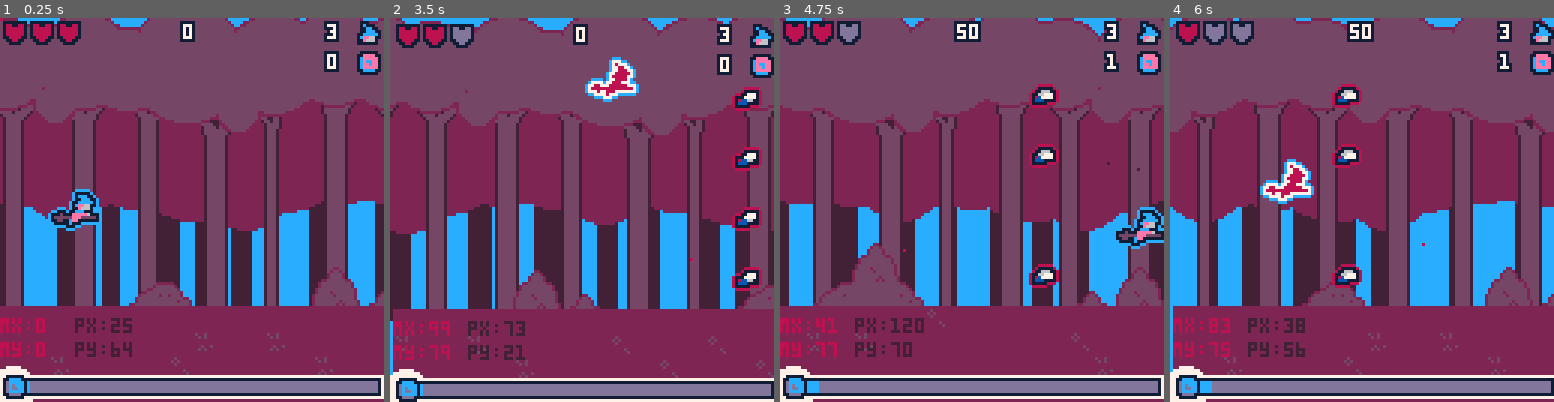
Above: before the commit, frames 1-4 (left to right).
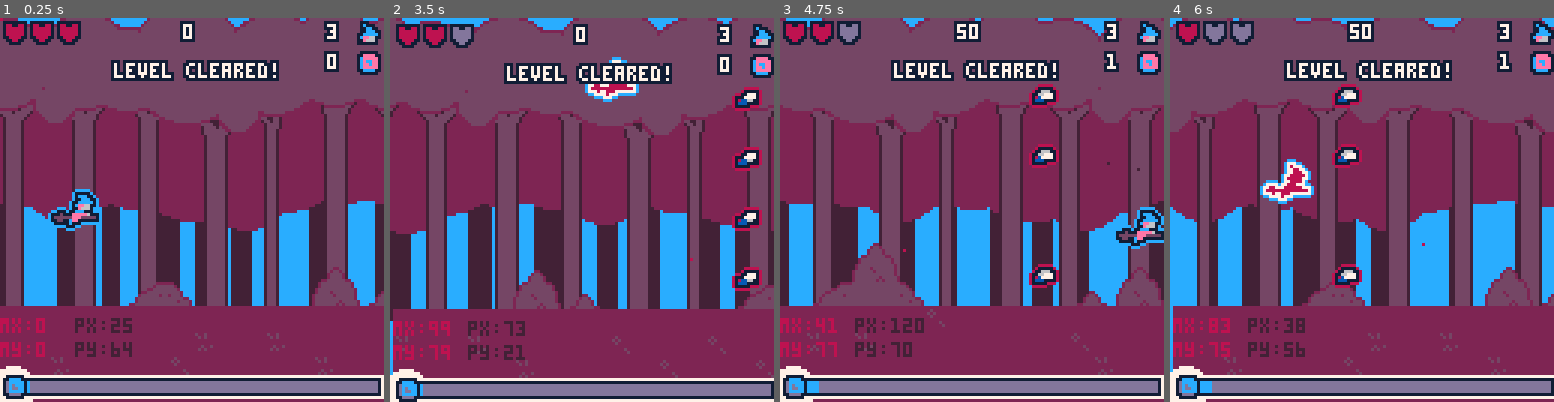
Above: after the commit, the same moments.

Repository: roseblack02/pico8-witch_blaster
Game: PICO-8 cartridge witch_blaster.p8
Same seed, same stepped clock (60 frames per second), same inputs: the game is played once before the commit and once after it.
Inputs (mouse positions are in pixels of both pictures, inside the frame that each line leads up to):
- Up to frame 1 (0.25 s): no input
- Up to frame 2 (3.5 s): tap X (X key) at 0.33, 1.07, 1.85, 2.97 s; click (670, 121) at 0.67 s; tap O (Z key) at 0.7, 1.7, 2.1, 2.5, 2.9, 3.3 s; click (436, 267) at 1.22 s; hold Right 1.6-2.1 s; click (497, 114) at 1.77 s; hold Up 2.15-2.42 s; click (562, 259) at 2.32 s; hold Right 2.47-3.03 s; click (624, 106) at 2.87 s; hold Left from 3.08 s (still down); click (685, 256) at 3.42 s
- Up to frame 3 (4.75 s): release Left at 3.58 s; hold Down 3.63-3.97 s; tap O (Z key) at 3.7, 4.1, 4.5 s; click (841, 102) at 3.97 s; hold Right 4.02-4.68 s; tap X (X key) at 4.08 s; click (902, 248) at 4.52 s; hold Up from 4.73 s (still down)
- Up to frame 4 (6 s): tap O (Z key) at 4.9, 5.3, 5.7 s; release Up at 5.03 s; click (1354, 94) at 5.07 s; hold Left 5.08-5.68 s; tap X (X key) at 5.2 s; click (1419, 244) at 5.62 s; hold Down from 5.73 s (still down)

The runs differ from the first frame. In frame 1, 2.1% of the frame differs, in the area x 28-73%, y 10-17%; in frame 2, 2.1%; in frame 3, 2.1%; in frame 4, 2.1%.

Commit message:
added level clear screen

Diff:
--- a/witch_blaster.p8
+++ b/witch_blaster.p8
@@ -16,6 +16,7 @@
 	level=1
 	level_timer=0
 	wave1,wave2,wave3=true,false,false
+	level_clear=false
 
 	--particle effects
 	blast_particle={}
@@ -265,7 +266,7 @@
 	elseif level_timer>45 and #enemy_objs<1 then
 		level_timer=0
 		wave1=true
-		state="shop"
+		level_clear=true
 	end
 
 	--flash text
@@ -348,6 +349,9 @@
 
 	--blast prompt
 	if (player.e_level==116) outlined_text("blast 🅾️",48,112,blast_text,1)
+
+	--level clear screen
+	outlined_text("level cleared!",38,15,7,1)
 
 	--debug info
 	print("mx:"..mouse_x,0,100,8)
